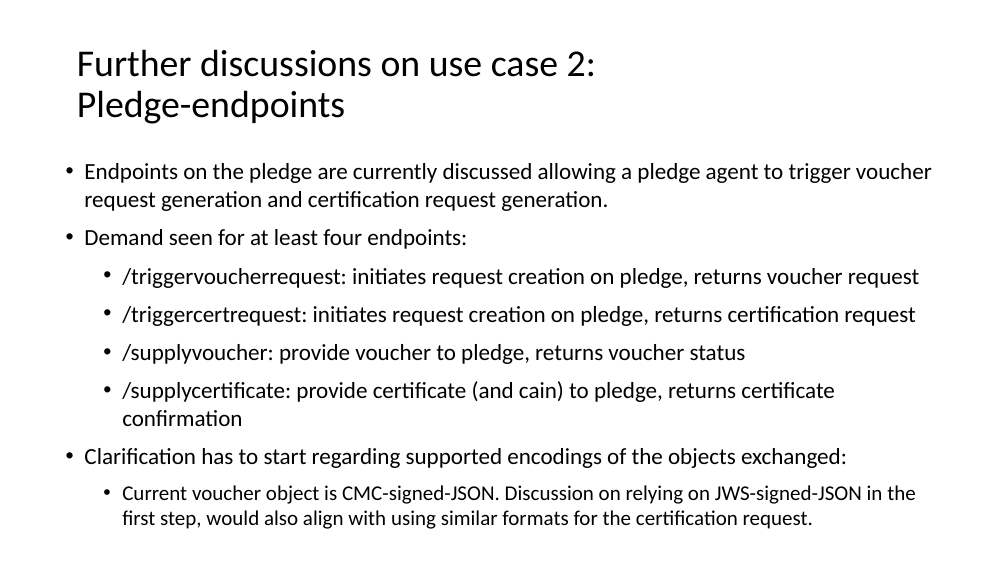
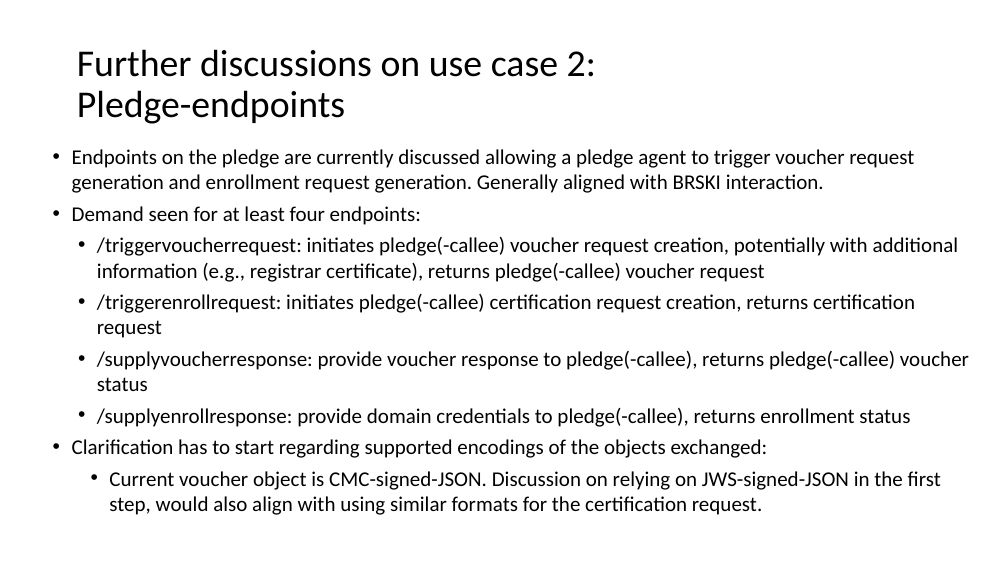
Before and after one commit to anima-wg/anima-brski-ae, a slide deck: slide 6 of slides/slides-109-BRSKI-AE-fries.pptx (slide 5 before the commit). Drawn at 1008x567 pixels with LibreOffice and Linux fonts; fonts in the diff are those of the drawing. Boxes give left, top, right and bottom in pixels: in the first picture for what was removed or moved away, otherwise in the second. Text is boxed around its words. In the diff, an @@ line names an element or a change of style, - is before the commit and + after.

Commit message:
Slides for IETF 109 (short version for inclusion into slides for Design Team Update, longer version for info and discussion)

```diff
--- a/slides/slides-109-BRSKI-AE-fries.pptx
+++ b/slides/slides-109-BRSKI-AE-fries.pptx
@@ text "Endpoints on the pledge are ..." moved from (x1=84, y1=163, x2=932, y2=529) to (x1=72, y1=149, x2=969, y2=515) @@
@@ text at (x1=72, y1=149, x2=914, y2=193): text changed; size 22 to 20 pt @@
-• Endpoints on the pledge are currently discussed allowing a pledge agent to trigger voucher request generation and certification request generation.
+• Endpoints on the pledge are currently discussed allowing a pledge agent to trigger voucher request generation and enrollment request generation. Generally aligned with BRSKI interaction.
@@ text at (x1=72, y1=206, x2=941, y2=515): size 22 to 20 pt in "Demand seen for at least four endpoints:", "Clarification has to start regarding supported encodings ..."; less space between paragraphs @@
@@ text at (x1=97, y1=237, x2=969, y2=427): text changed; size 22 to 20 pt @@
-  • /triggervoucherrequest: initiates request creation on pledge, returns voucher request
-  • /triggercertrequest: initiates request creation on pledge, returns certification request
-  • /supplyvoucher: provide voucher to pledge, returns voucher status
-  • /supplycertificate: provide certificate (and cain) to pledge, returns certificate confirmation
+  • /triggervoucherrequest: initiates pledge(-callee) voucher request creation, potentially with additional information (e.g., registrar certificate), returns pledge(-callee) voucher request
+  • /triggerenrollrequest: initiates pledge(-callee) certification request creation, returns certification request
+  • /supplyvoucherresponse: provide voucher response to pledge(-callee), returns pledge(-callee) voucher status
+  • /supplyenrollresponse: provide domain credentials to pledge(-callee), returns enrollment status
```
Also in this commit, not shown: 6 other slides changed, 1 slide added, 1 other file.
